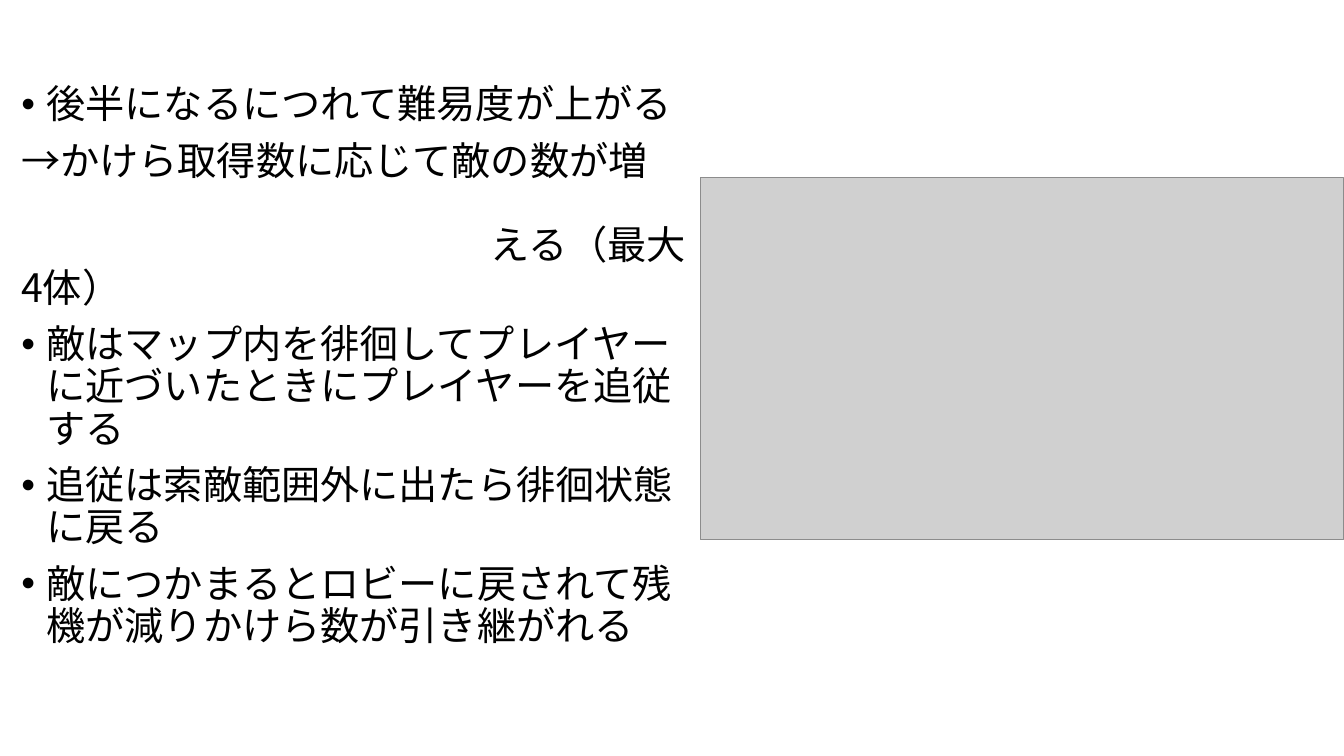
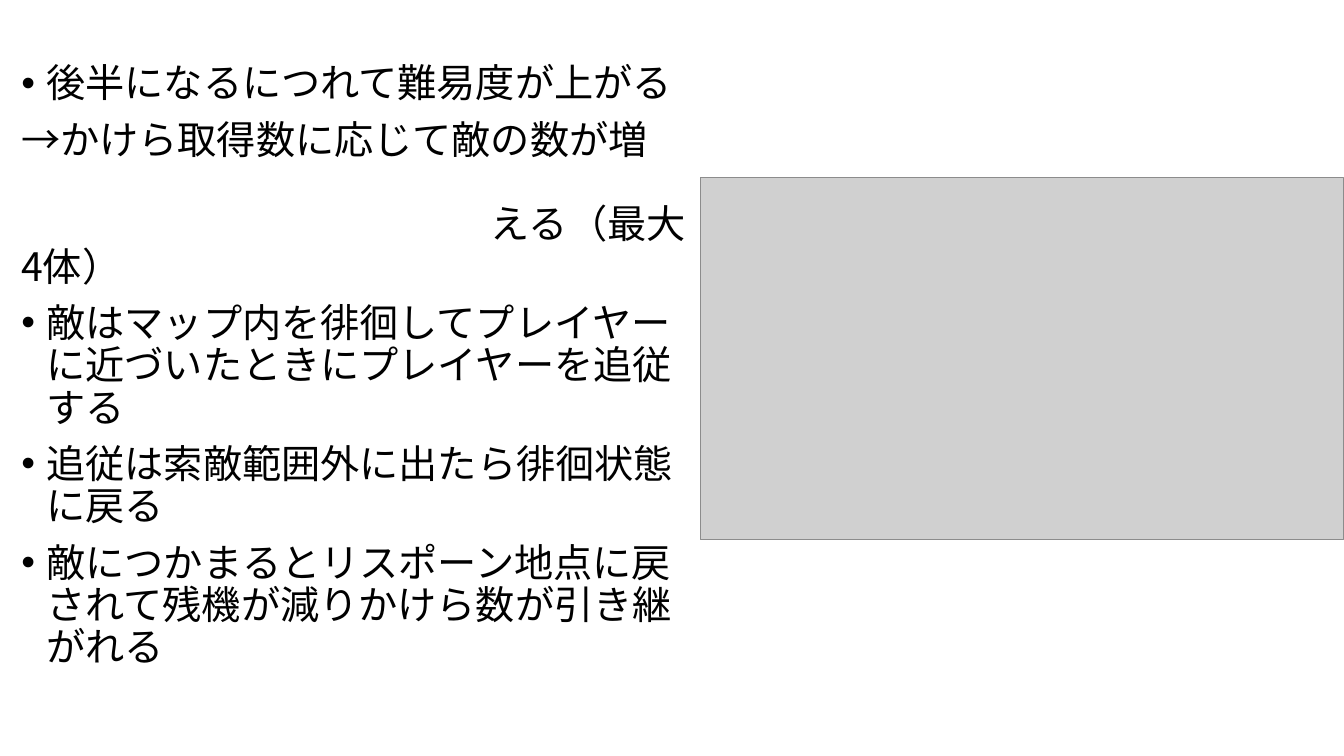
Before and after one commit to FunasakoYuga/GlassesGame, a slide deck: slide 5 of SewerEscape企画書.pptx. Drawn at 1344x756 pixels with LibreOffice and Linux fonts; fonts in the diff are those of the drawing; grey boxes stand for pictures. Boxes give left, top, right and bottom in pixels: in the first picture for what was removed or moved away, otherwise in the second. Text is boxed around its words. In the diff, an @@ line names an element or a change of style, - is before the commit and + after.

```diff
--- a/SewerEscape企画書.pptx
+++ b/SewerEscape企画書.pptx
@@ text at box(46, 543, 671, 663): text changed @@
-• 敵につかまるとロビーに戻されて残機が減りかけら数が引き継がれる
+• 敵につかまるとリスポーン地点に戻されて残機が減りかけら数が引き継がれる
```
Also in this commit, not shown: 1 other slide changed.
